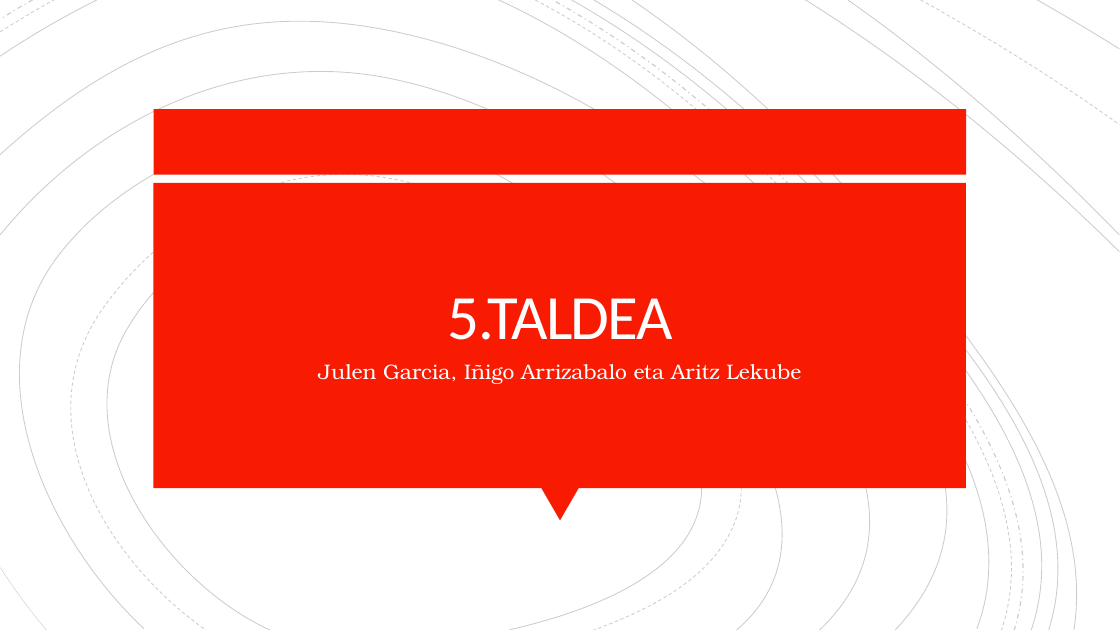
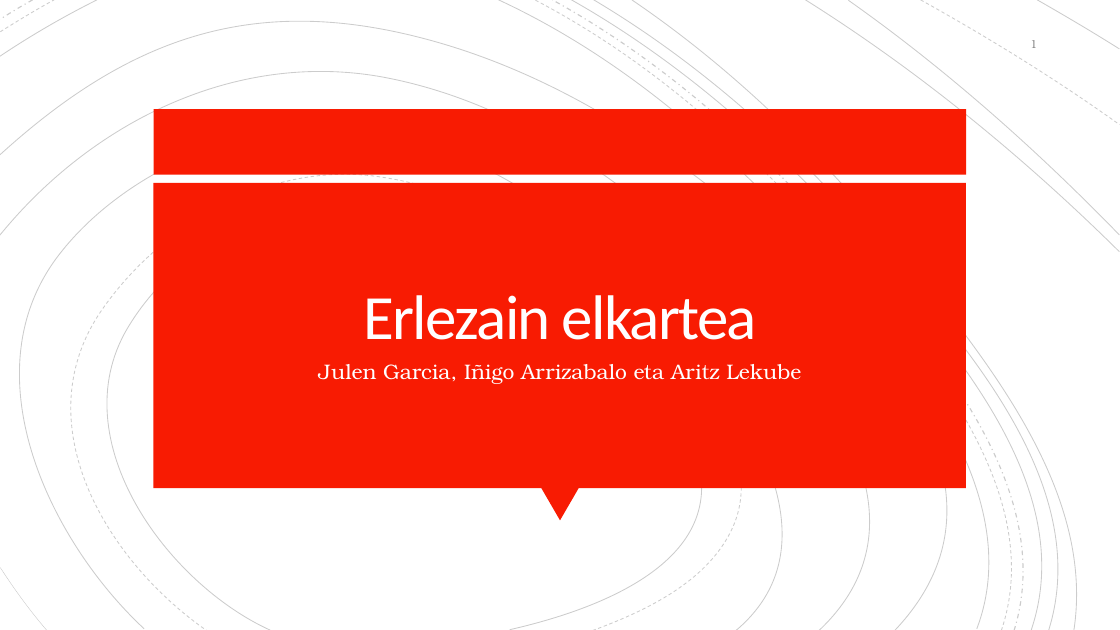
Before and after one commit to OceansForce/Erronka_5_Taldea, a slide deck: slide 1 of Aurkezpena/Aurkezpena_5.taldea_2.sprint.pptx. Drawn at 1120x630 pixels with LibreOffice and Linux fonts; fonts in the diff are those of the drawing. Boxes give left, top, right and bottom in pixels: in the first picture for what was removed or moved away, otherwise in the second. Text is boxed around its words. In the diff, an @@ line names an element or a change of style, - is before the commit and + after.

```diff
--- a/Aurkezpena/Aurkezpena_5.taldea_2.sprint.pptx
+++ b/Aurkezpena/Aurkezpena_5.taldea_2.sprint.pptx
@@ page number added at box(1030, 40, 1037, 48), 10 pt, text #8C8C8C @@
+1
@@ title at box(364, 295, 757, 340): text changed @@
-5.TALDEA
+Erlezain elkartea
```
Also in this commit, not shown: 18 other slides changed, 1 other file.
